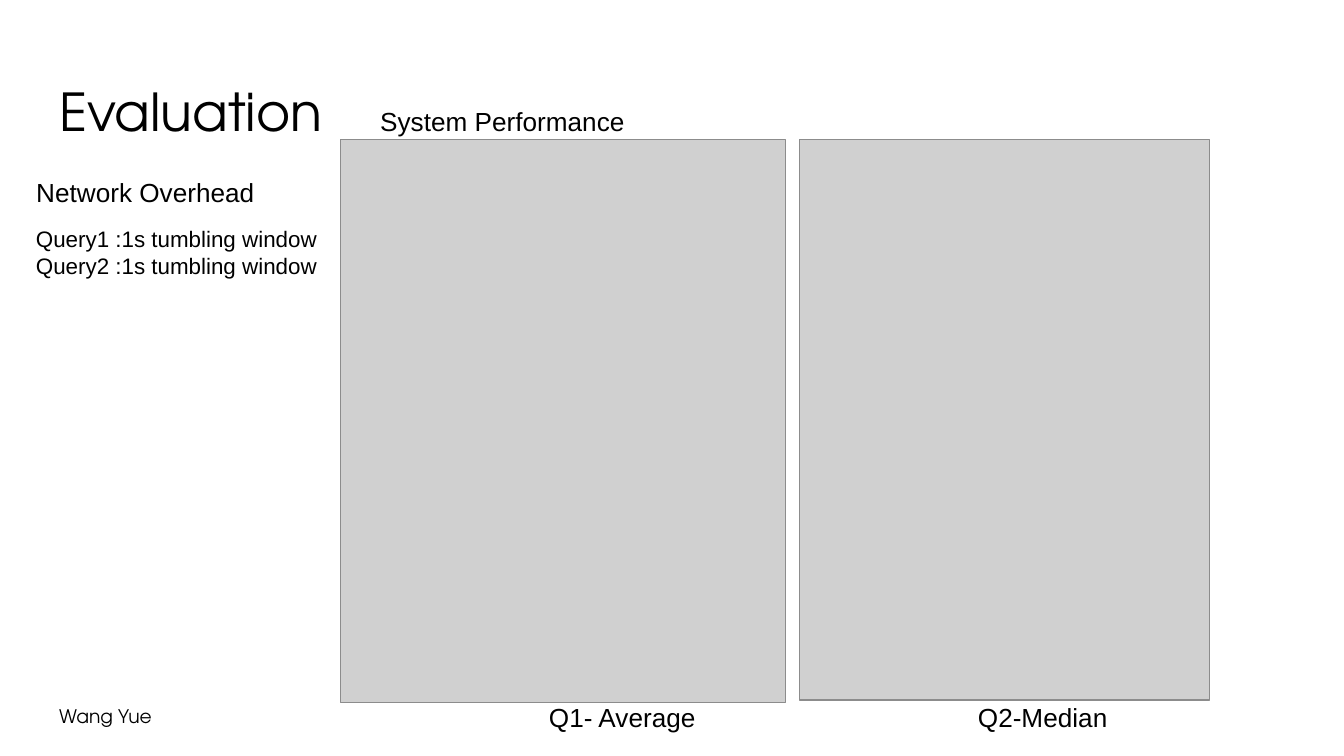
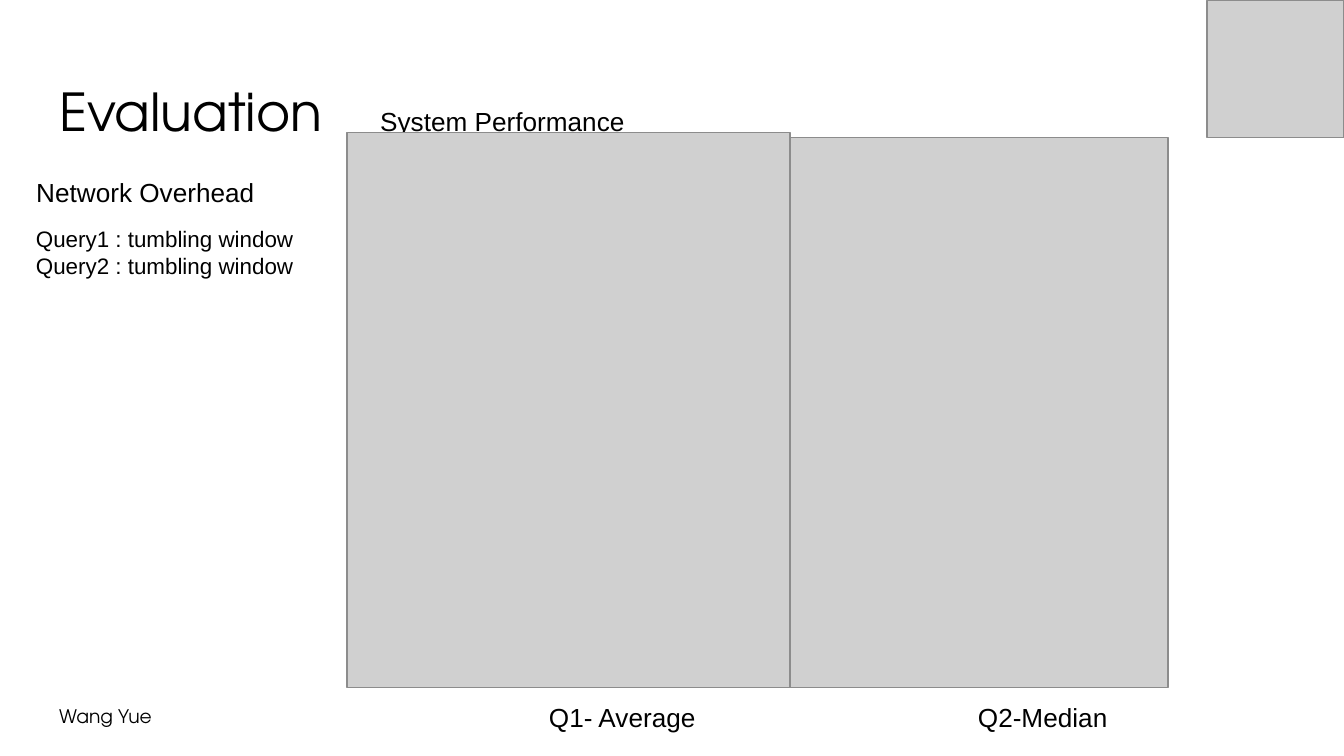
Before and after one commit to wywclmqf/DESengine, a slide deck: slide 30 of FigureScripts/symposium 2022-4.pptx (slide 33 before the commit). Drawn at 1344x756 pixels with LibreOffice and Linux fonts; fonts in the diff are those of the drawing; grey boxes stand for pictures; background and template pictures are left out. Boxes give left, top, right and bottom in pixels: in the first picture for what was removed or moved away, otherwise in the second. Text is boxed around its words. In the diff, an @@ line names an element or a change of style, - is before the commit and + after.

```diff
--- a/FigureScripts/symposium 2022-4.pptx
+++ b/FigureScripts/symposium 2022-4.pptx
@@ picture added at bbox=[1207, 0, 1344, 137] @@
@@ picture: place and size @@
-picture at bbox=[340, 140, 785, 703]
+picture at bbox=[347, 133, 790, 688]
@@ picture: place and size @@
-picture at bbox=[800, 140, 1210, 700]
+picture at bbox=[790, 137, 1168, 687]
@@ text at bbox=[36, 230, 294, 279]: text changed @@
-Query1 :1s tumbling window
-Query2 :1s tumbling window
+Query1 : tumbling window
+Query2 : tumbling window
```
Also in this commit, not shown: 29 other slides changed, 4 slides added, 10 slides removed, 5 other files.
